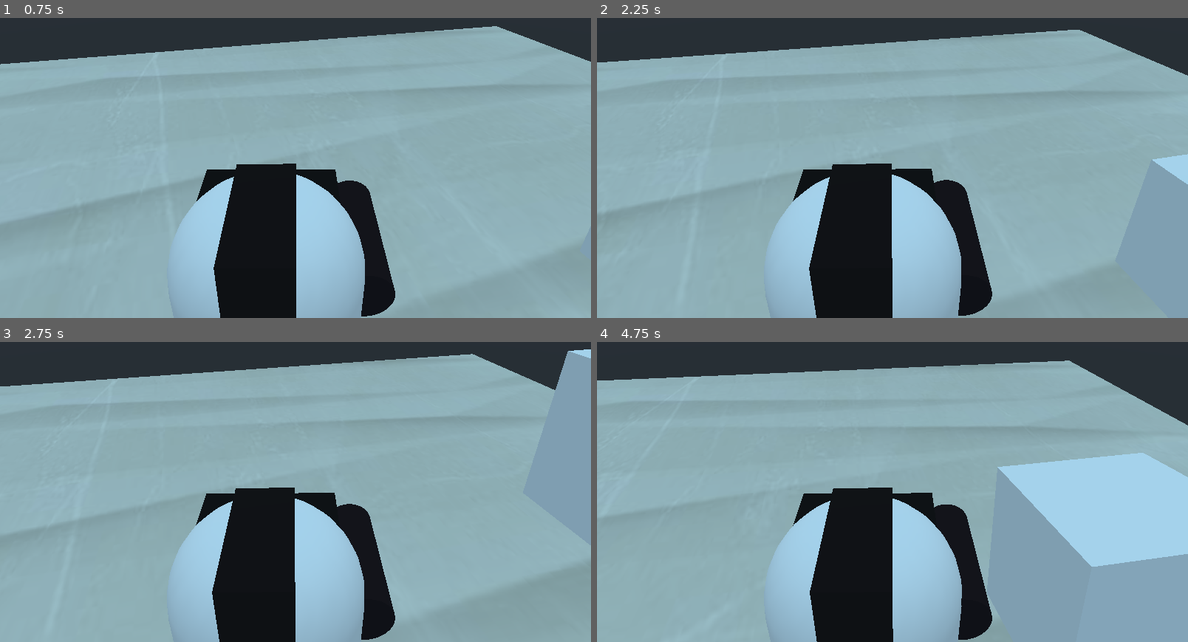
Above: before the commit, frames 1-4 (two rows, left to right).
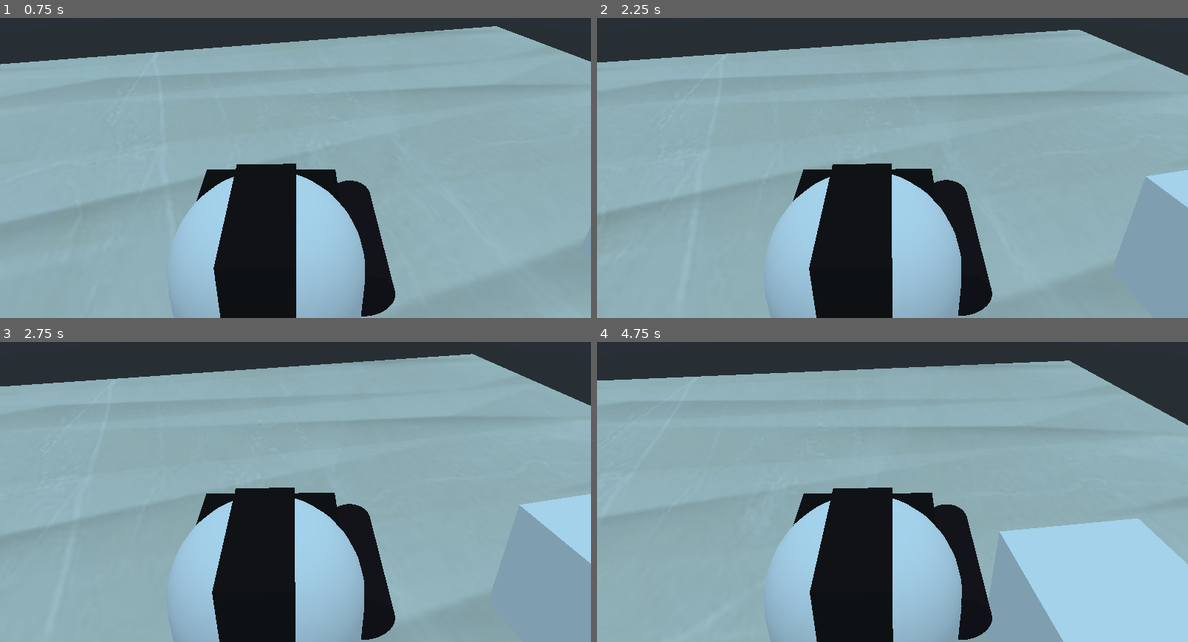
Above: after the commit, the same moments.

Repository: MrPeanutbutter434/Laser-Game-FPS
Game: Godot game, scene res://Scenes/Landing.tscn
Two runs of this game, one before a commit and one after it. Both use one fixed random seed, a clock stepped at 60 frames per second and the inputs below.
Inputs (mouse positions are in pixels of both pictures, inside the frame that each line leads up to):
- Up to frame 1 (0.75 s): tap Enter at 0.5 s; move the mouse to (325, 144) at 0.52 s; hold Up (move_forward) from 0.53 s (still down); tap Space (shoot) at 0.6 s
- Up to frame 2 (2.25 s): keep holding Up (move_forward); move the mouse to (862, 147) at 1.27 s; tap Space (shoot) at 1.35, 2.1 s; move the mouse to (904, 138) at 2.02 s
- Up to frame 3 (2.75 s): keep holding Up (move_forward)
- Up to frame 4 (4.75 s): keep holding Up (move_forward); move the mouse to (886, 474) at 2.77 s; tap Space (shoot) at 2.85, 3.6, 4.35 s; move the mouse to (933, 474) at 3.52 s; move the mouse to (845, 465) at 4.27 s

Frame 1 is identical in both runs. In frame 2, 0.6% of the frame differs, in the area x 92-100%, y 45-64%; in frame 3, 2.3%; in frame 4, 14%, in the area x 67-100%, y 36-100%.
Error in both runs: Invalid get index 'global_transform' (on base: 'null instance'). (res://Scenes/Scripts/Player.gd:49)

Commit message:
Update Landing.tscn
- Remove physics material from ground

Diff:
--- a/Scenes/Landing.tscn
+++ b/Scenes/Landing.tscn
@@ -10,6 +10,8 @@
 [node name="Node" type="Node"]
 
 [node name="Ground" parent="." instance=ExtResource( 2 )]
+collision_mask = 2
+physics_material_override = null
 
 [node name="Player" parent="." instance=ExtResource( 1 )]
 transform = Transform( 0.210147, 0.97767, -1.59283e-07, 0, -1.62921e-07, -1, -0.97767, 0.210147, -3.42374e-08, 0, 1.67609, 0 )
@@ -23,6 +25,8 @@
 [node name="RigidBody" type="RigidBody" parent="Objects"]
 transform = Transform( 1, 0, 0, 0, 1, 0, 0, 0, 1, 7.06325, 3.43701, 0 )
 collision_layer = 2
+collision_mask = 0
+mass = 10.0
 __meta__ = {
 "_edit_group_": true
 }
